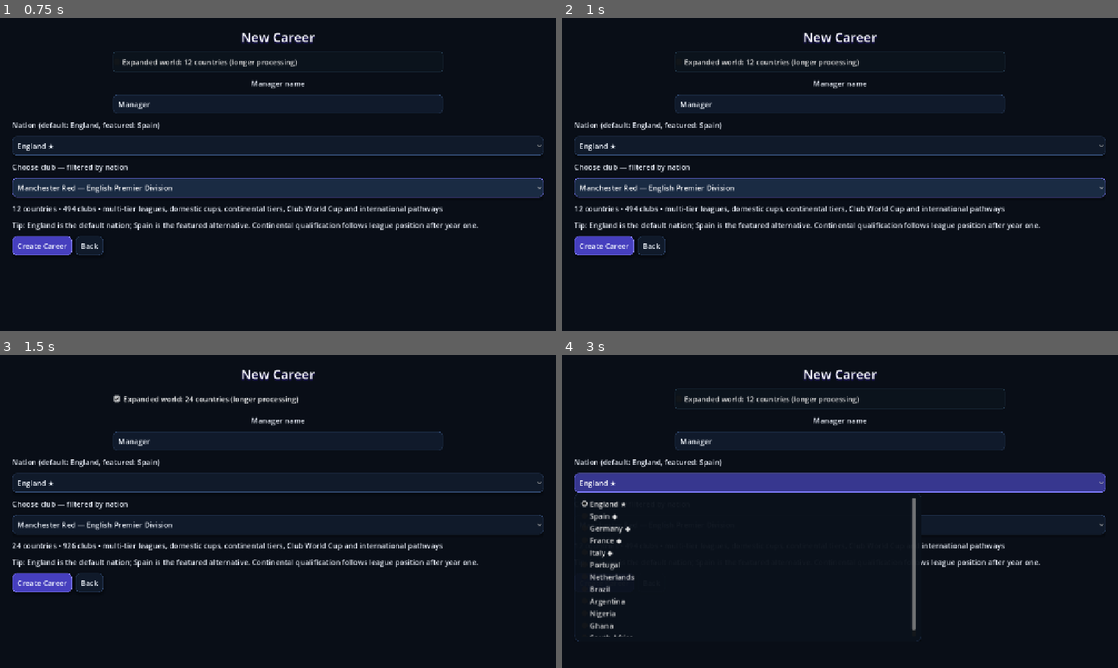
Above: before the commit, frames 1-4 (two rows, left to right).
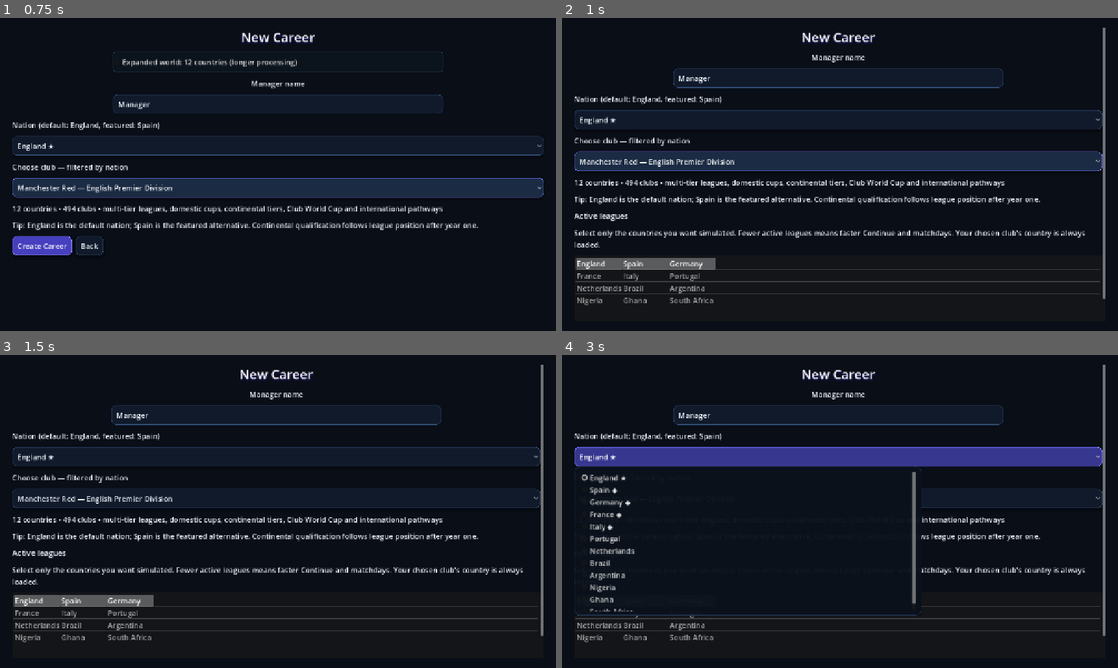
Above: after the commit, the same moments.

Repository: eghosa001/football-manager
Game: Godot game, scene res://game/scenes/career_app.tscn
The game is run twice, just before and just after one commit, with the same random seed, the same clock (stepped at 60 frames per second) and the same inputs.
Inputs (mouse positions are in pixels of both pictures, inside the frame that each line leads up to):
- Up to frame 1 (0.75 s): click "NEW CAREER" at 0.5 s
- Up to frame 2 (1 s): no input
- Up to frame 3 (1.5 s): click (278, 398) at 1.25 s, where only the run before the commit has a clickable "Expanded world: 12 countries …"
- Up to frame 4 (3 s): click (840, 398) at 2 s, where only the run before the commit has a clickable "Expanded world: 24 countries …"; click "England ★" at 2.75 s

Frame 1 is identical in both runs. In frame 2, 23% of the frame differs, in the area x 2-98%, y 3-92%; in frame 3, 14%; in frame 4, 18%.

Commit message:
Use production-scene compatible runtimes

Diff:
--- a/project.godot
+++ b/project.godot
@@ -37,14 +37,14 @@
 UI2LayoutFixRuntime="*res://game/polish/ui2_layout_fix_runtime.gd"
 UI2MenuRuntime="*res://game/polish/ui2_menu_runtime.gd"
 PlaytestControlsRuntime="*res://game/polish/playtest_controls_runtime.gd"
-BackgroundSaveRuntime="*res://game/polish/background_save_runtime.gd"
-AudioSettingsRuntime="*res://game/polish/audio_settings_runtime.gd"
+BackgroundSaveRuntime="*res://game/polish/background_save_runtime_compat.gd"
+AudioSettingsRuntime="*res://game/polish/audio_settings_runtime_compat.gd"
 PlaytestDepthRuntime="*res://game/polish/playtest_depth_runtime.gd"
-PlaytestUIFixesRuntime="*res://game/polish/playtest_ui_fixes_runtime.gd"
+PlaytestUIFixesRuntime="*res://game/polish/playtest_ui_fixes_runtime_compat.gd"
 DynamicsResponsivenessRuntime="*res://game/polish/dynamics_responsiveness_runtime.gd"
-CoreManagementRuntime="*res://game/polish/core_management_runtime.gd"
-CoreStaffRecruitmentRuntime="*res://game/polish/core_staff_recruitment_runtime.gd"
-CoreYouthRuntime="*res://game/polish/core_youth_runtime.gd"
+CoreManagementRuntime="*res://game/polish/core_management_runtime_compat.gd"
+CoreStaffRecruitmentRuntime="*res://game/polish/core_staff_recruitment_runtime_compat.gd"
+CoreYouthRuntime="*res://game/polish/core_youth_runtime_compat.gd"
 LiveMatchRuntime="*res://game/polish/live_match_runtime.gd"
 ExactLeagueSelectorRuntime="*res://game/polish/exact_league_selector_runtime.gd"
 
